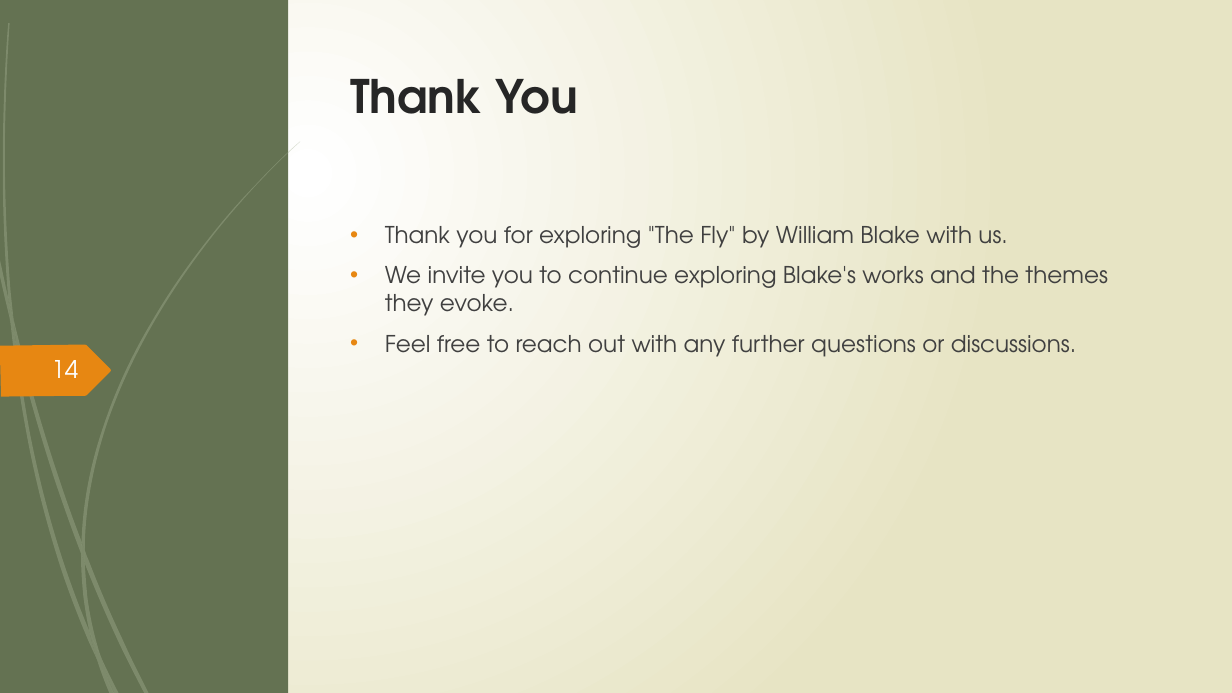
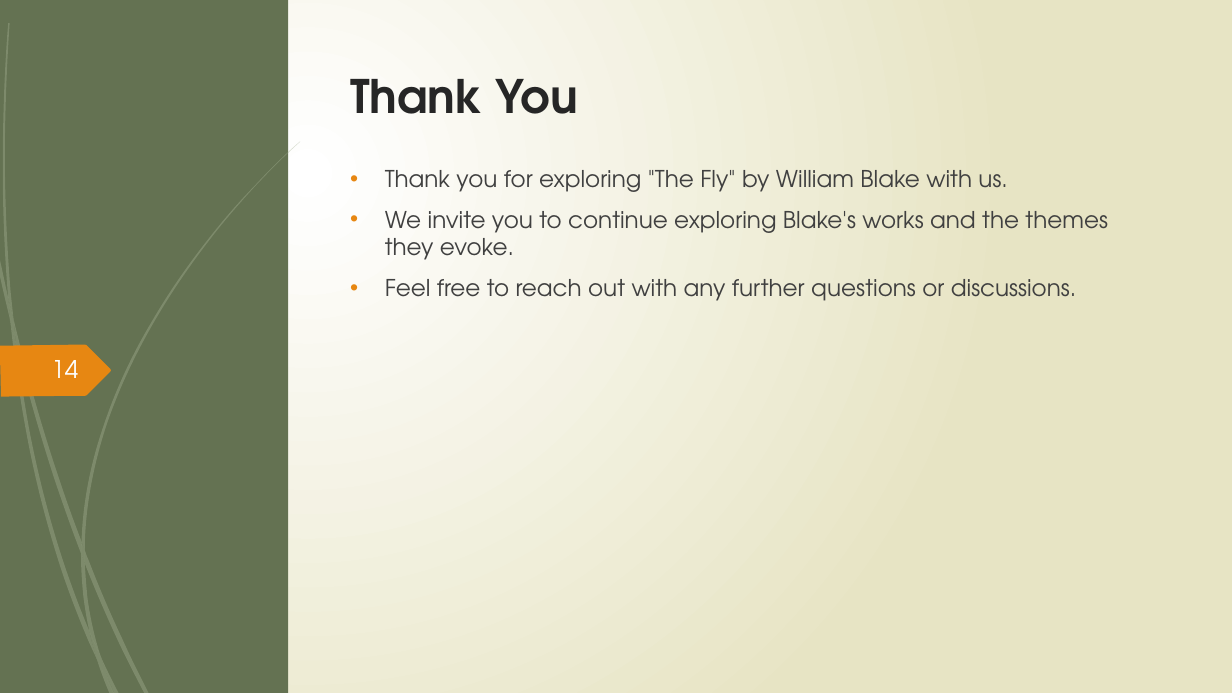
Before and after one commit to Sinmbf/BIM_Presentation, a slide deck: slide 14 of English/The Fly.pptx. Drawn at 1232x693 pixels with LibreOffice and Linux fonts; fonts in the diff are those of the drawing. Boxes give left, top, right and bottom in pixels: in the first picture for what was removed or moved away, otherwise in the second. Text is boxed around its words. In the diff, an @@ line names an element or a change of style, - is before the commit and + after.

```diff
--- a/English/The Fly.pptx
+++ b/English/The Fly.pptx
@@ text "Thank you for exploring "The ...": place and size @@
-text "Thank you for exploring "The ..." at [385, 226, 1108, 357]
+text "Thank you for exploring "The ..." at [385, 170, 1108, 301]
```
Also in this commit, not shown: 11 other slides changed, 2 other files.
